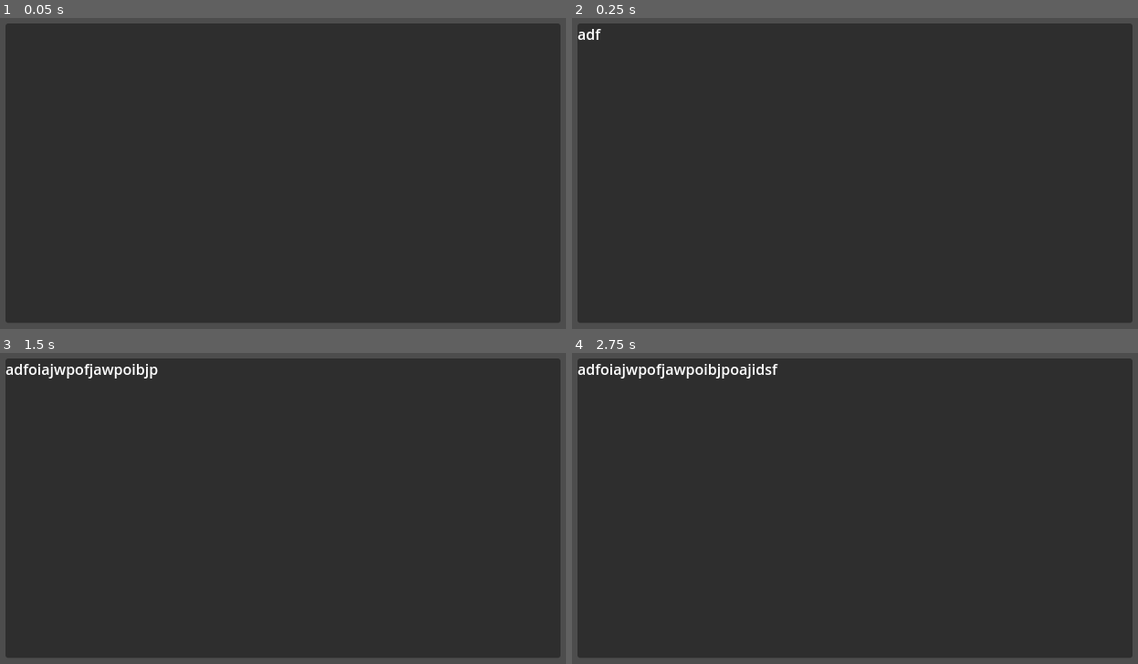
Above: before the commit, frames 1-4 (two rows, left to right).
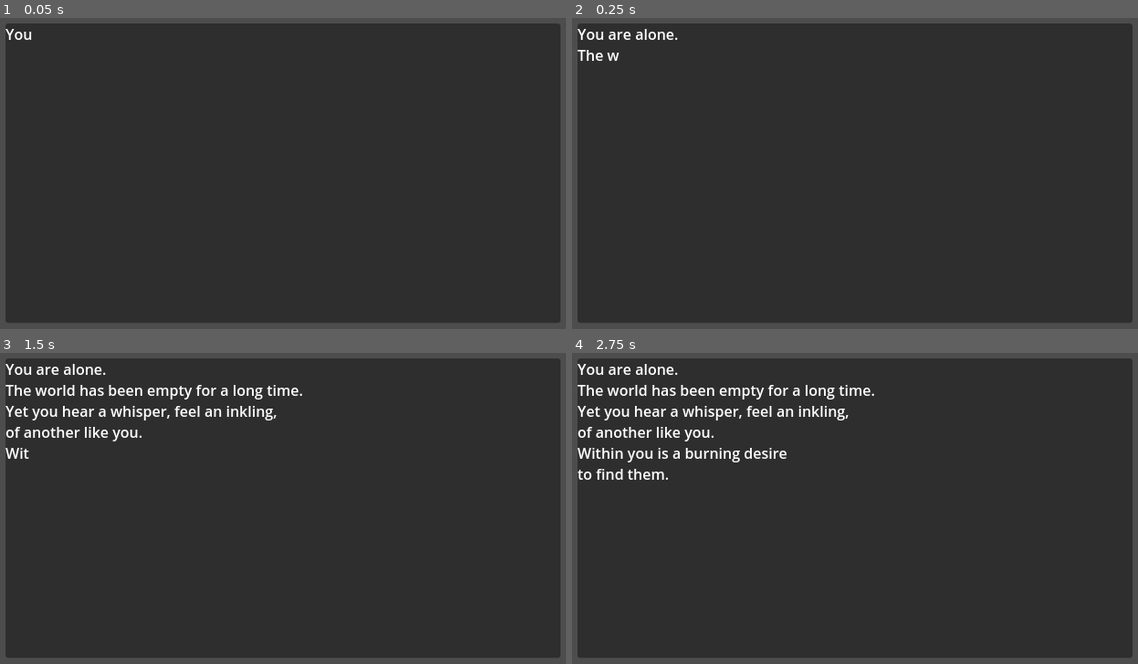
Above: after the commit, the same moments.

Repository: TheShnoz/Shadow-Puzzle-World-Thang
Game: Godot game, scene res://content/levels/intro.tscn
The game is run twice, just before and just after one commit, with the same random seed, the same clock (stepped at 60 frames per second) and the same inputs. This scene is started directly instead of the project's main scene.
Inputs (mouse positions are in pixels of both pictures, inside the frame that each line leads up to):
- Up to frame 1 (0.05 s): no input
- Up to frame 2 (0.25 s): no input
- Up to frame 3 (1.5 s): move the mouse to (413, 492) at 0.52 s; hold D (right) 0.53-1.28 s; tap E (interact) at 0.6, 1.35 s; click (413, 492) at 0.67 s; move the mouse to (164, 524) at 1.27 s; hold S (down) from 1.28 s (still down)
- Up to frame 4 (2.75 s): move the mouse to (911, 436) at 2.02 s; release S (down) at 2.03 s; hold D (right) from 2.03 s (still down); tap E (interact) at 2.1 s

The runs differ from the first frame. In frame 1, less than 0.1% of the frame differs, in the area x 0-6%, y 3-8%; in frame 2, 0.4%; in frame 3, 2.6%; in frame 4, 3.5%, in the area x 0-54%, y 3-41%.

Commit message:
Intro text

Diff:
--- a/content/levels/intro.tscn
+++ b/content/levels/intro.tscn
@@ -17,4 +17,9 @@
 
 [node name="RichTextLabel" type="RichTextLabel" parent="PanelContainer"]
 layout_mode = 2
-text = "adfoiajwpofjawpoibjpoajidsf"
+text = "You are alone.
+The world has been empty for a long time.
+Yet you hear a whisper, feel an inkling,
+of another like you.
+Within you is a burning desire
+to find them."
Not shown: 4 places in meshlib.tres that only renumber resources
